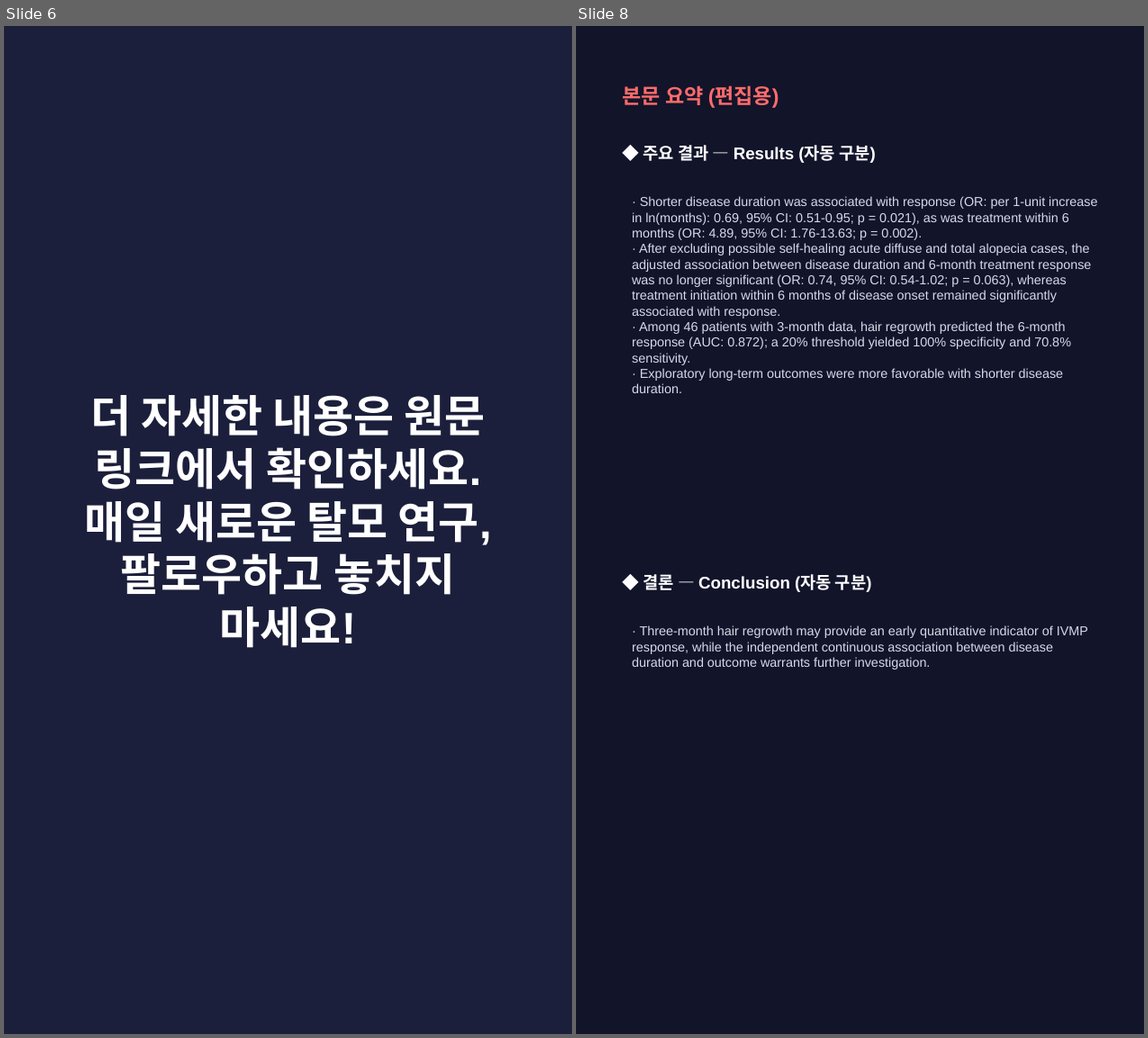
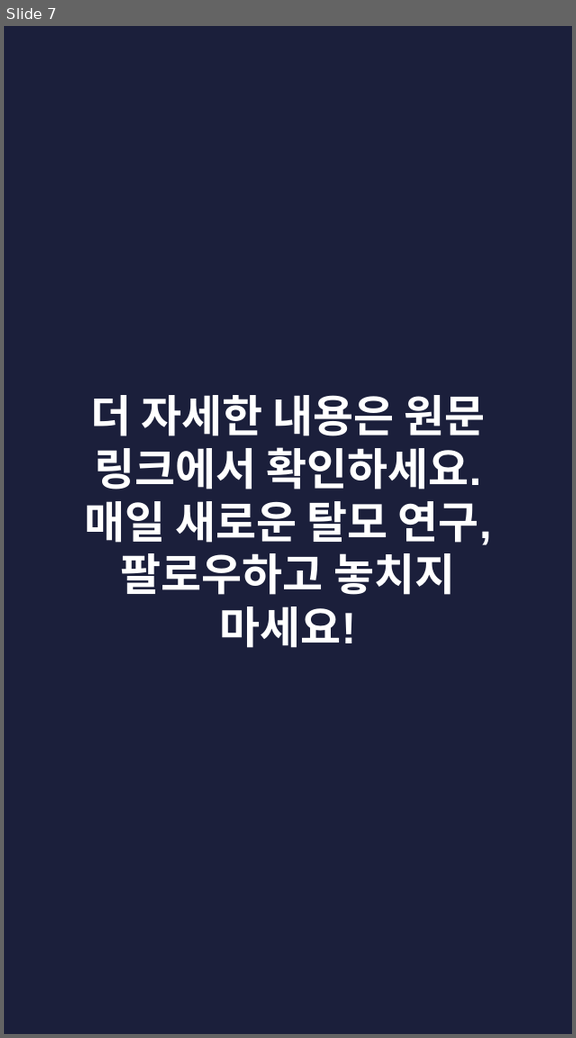
Before and after one commit to hyokang2010-BJ-ANTH/product-builder-test, a slide deck: pwa/data/latest/slides.pptx. Shown side by side, each under a label of ours: slides 6 and 8 before the commit, slide 7 after it; the slides between them are not shown. The pictures are 1148x1038 and 576x1038 pixels, drawn with LibreOffice and Linux fonts; fonts in the diff are those of the drawing. Boxes give left, top, right and bottom in pixels: in the first picture for what was removed or moved away, otherwise in the second. Text is boxed around its words. In the diff, an @@ line names an element or a change of style, - is before the commit and + after.

```diff
--- a/pwa/data/latest/slides.pptx
+++ b/pwa/data/latest/slides.pptx
@@ slide 8 removed at [576,26,1144,1034], background #12142A @@
@@ text removed at [623,85,779,108] @@
-본문 요약 (편집용)
@@ text removed at [644,145,876,163] @@
-◆ 주요 결과 — Results (자동 구분)
@@ text removed at [632,196,1097,393] @@
-· Shorter disease duration was associated with response (OR: per 1-unit increase in ln(months): 0.69, 95% CI: 0.51-0.95; p = 0.021), as was treatment within 6 months (OR: 4.89, 95% CI: 1.76-13.63; p = 0.002).
-· After excluding possible self-healing acute diffuse and total alopecia cases, the adjusted association between disease duration and 6-month treatment response was no longer significant (OR: 0.74, 95% CI: 0.54-1.02; p = 0.063), whereas treatment initiation within 6 months of disease onset remained significantly associated with response.
-· Among 46 patients with 3-month data, hair regrowth predicted the 6-month response (AUC: 0.872); a 20% threshold yielded 100% specificity and 70.8% sensitivity.
-· Exploratory long-term outcomes were more favorable with shorter disease duration.
@@ text removed at [644,574,872,592] @@
-◆ 결론 — Conclusion (자동 구분)
@@ text removed at [632,625,1088,670] @@
-· Three-month hair regrowth may provide an early quantitative indicator of IVMP response, while the independent continuous association between disease duration and outcome warrants further investigation.
@@ what was slide 6 is now slide 7 @@
```
Also in this commit, not shown: 2 slides changed, 7 slides added, 4 other slides removed, 28 other files.
